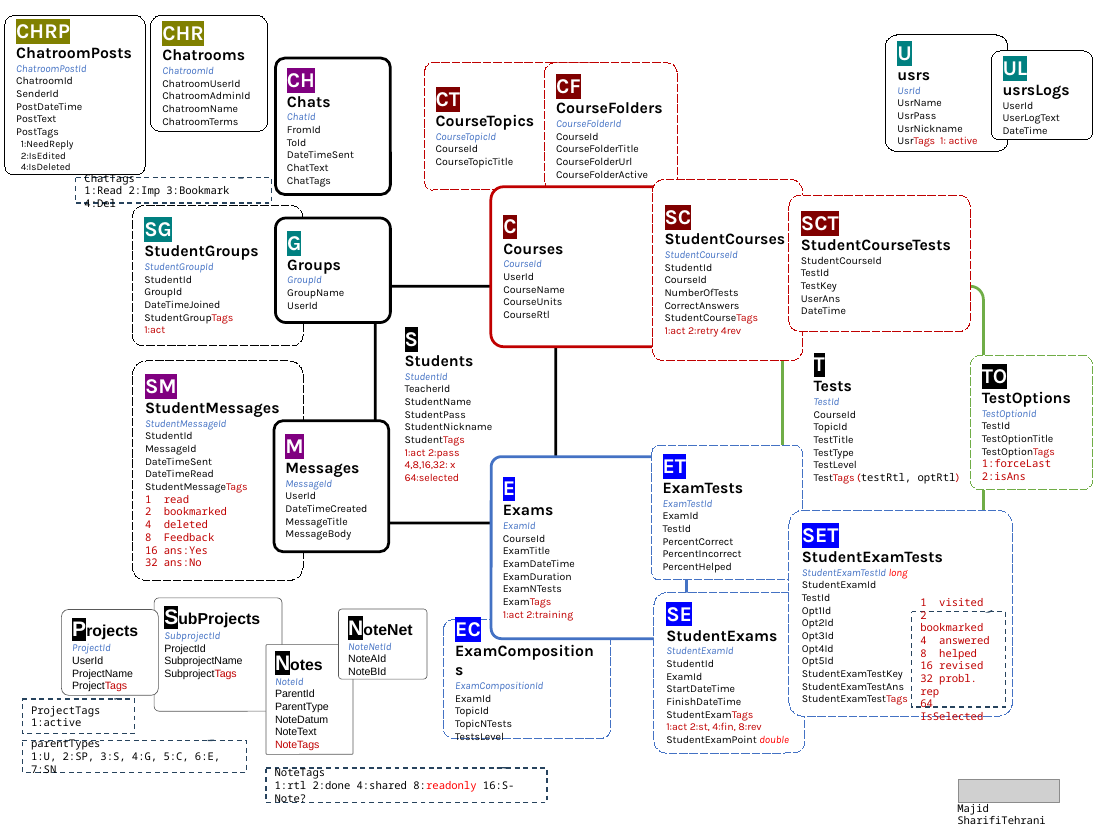
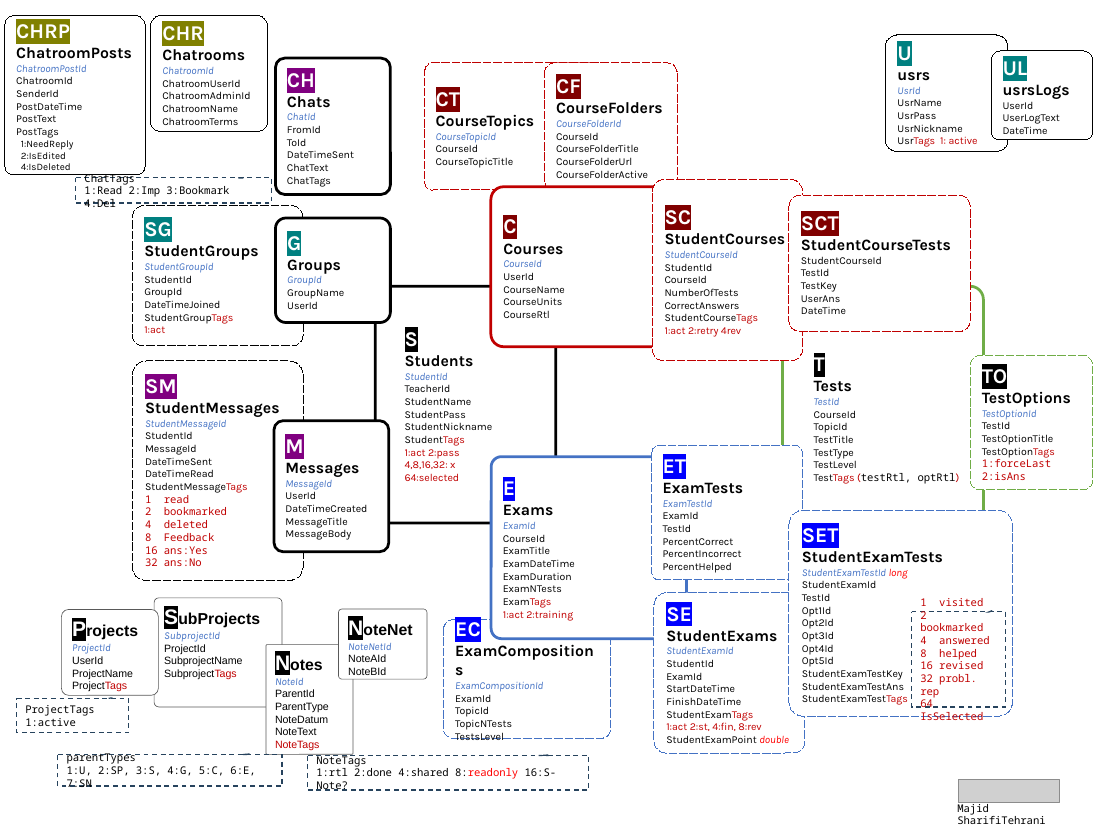
Before and after one commit to msht-ir/Examiner_blazorWebApp, a slide deck: slide 1 of ExaminerB/.appCatalog/ExaminerB notes 1404.pptx. Drawn at 1120x840 pixels with LibreOffice and Linux fonts; fonts in the diff are those of the drawing; grey boxes stand for pictures. Boxes give left, top, right and bottom in pixels: in the first picture for what was removed or moved away, otherwise in the second. Text is boxed around its words. In the diff, an @@ line names an element or a change of style, - is before the commit and + after.

```diff
--- a/ExaminerB/.appCatalog/ExaminerB notes 1404.pptx
+++ b/ExaminerB/.appCatalog/ExaminerB notes 1404.pptx
@@ rounded rectangle "SubProjects": place and size @@
-rounded rectangle "SubProjects" at <box>154,598,282,712</box>
+rounded rectangle "SubProjects" at <box>154,598,282,708</box>
@@ border callout "ProjectTags": place and size @@
-border callout "ProjectTags" at <box>22,699,134,733</box>
+border callout "ProjectTags" at <box>17,698,129,732</box>
@@ border callout "parentTypes": place and size @@
-border callout "parentTypes" at <box>22,740,246,772</box>
+border callout "parentTypes" at <box>58,755,282,787</box>
@@ border callout "NoteTags": place and size @@
-border callout "NoteTags" at <box>266,768,547,803</box>
+border callout "NoteTags" at <box>308,756,588,790</box>
```
Also in this commit, not shown: 6 other files.
